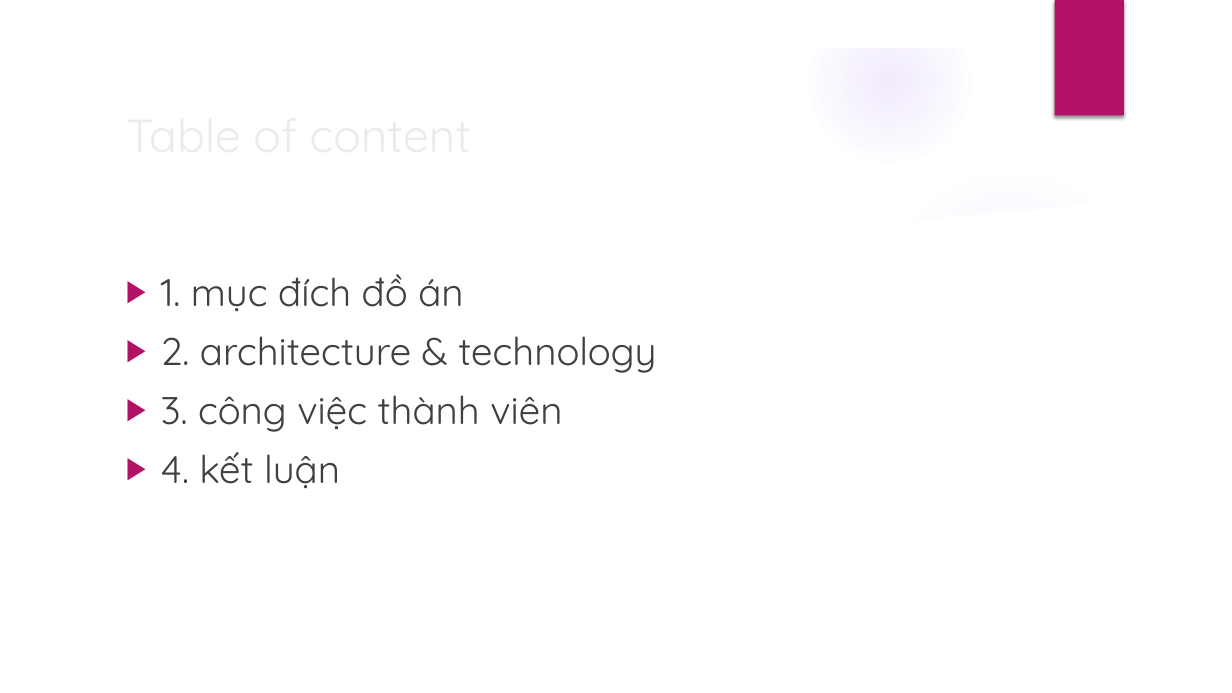
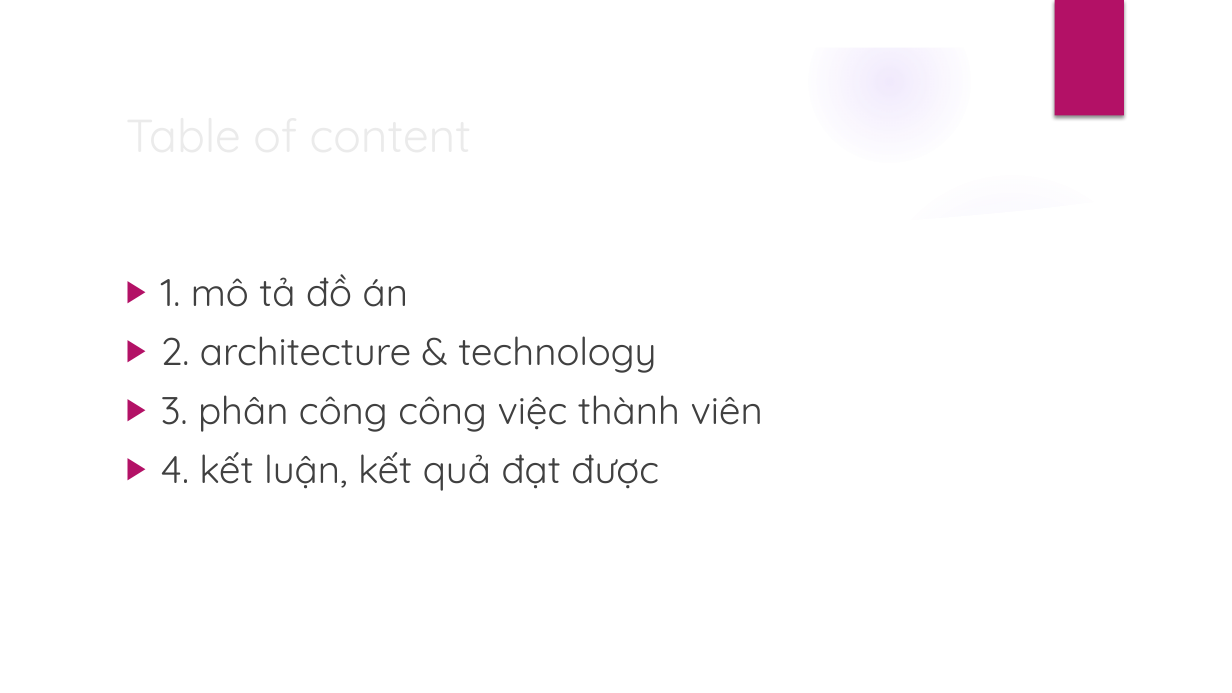
Before and after one commit to vothang1004/CDW_T4C2, a slide deck: slide 2 of baocaodoan.pptx. Drawn at 1232x693 pixels with LibreOffice and Linux fonts; fonts in the diff are those of the drawing; background and template pictures are left out. Boxes give left, top, right and bottom in pixels: in the first picture for what was removed or moved away, otherwise in the second. Text is boxed around its words. In the diff, an @@ line names an element or a change of style, - is before the commit and + after.

```diff
--- a/baocaodoan.pptx
+++ b/baocaodoan.pptx
@@ text at [161, 274, 408, 307]: text changed @@
-▶ 1. mục đích đồ án
+▶ 1. mô tả đồ án
@@ text at [161, 395, 763, 491]: text changed @@
-▶ 3. công việc thành viên
-▶ 4. kết luận
+▶ 3. phân công công việc thành viên
+▶ 4. kết luận, kết quả đạt được
```
Also in this commit, not shown: 3 other slides changed, 2 slides added, 1 other file.
